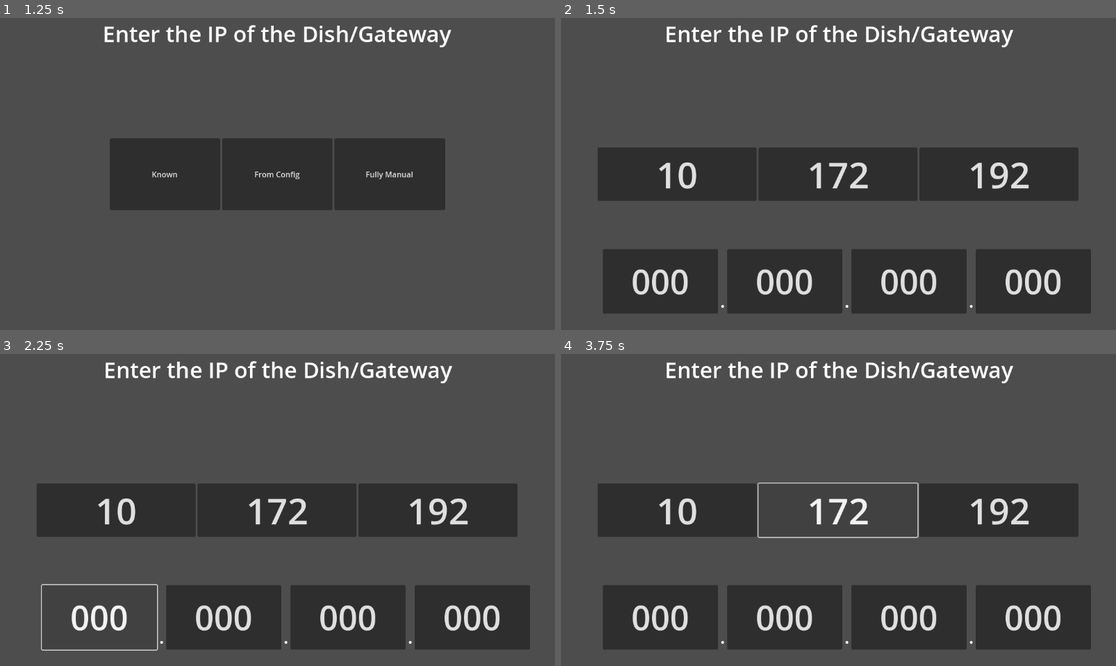
Above: before the commit, frames 1-4 (two rows, left to right).
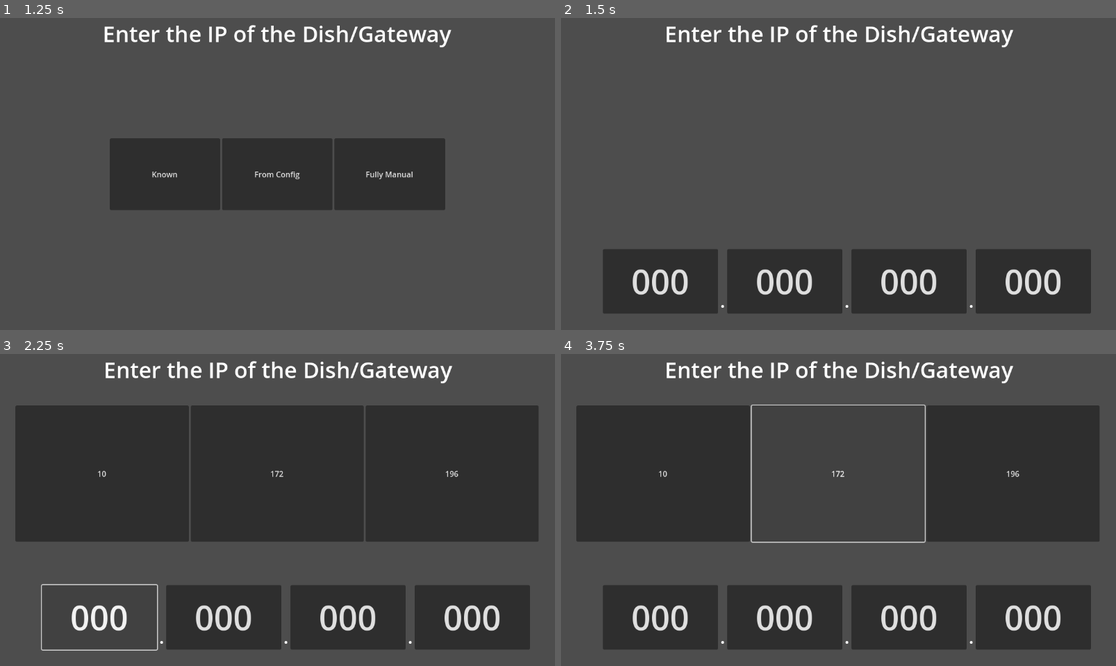
Above: after the commit, the same moments.

Repository: mwpaulsen86/GoDish
Game: Godot game, scene res://MainMenu.tscn
Two runs of this game, one before a commit and one after it. Both use one fixed random seed, a clock stepped at 60 frames per second and the inputs below.
Inputs:
- Up to frame 1 (1.25 s): click "Set IP" at 0.5 s
- Up to frame 2 (1.5 s): click "Known" at 1.25 s
- Up to frame 3 (2.25 s): click "000" at 2 s
- Up to frame 4 (3.75 s): click "10" at 2.75 s; click "172" at 3.5 s

Frame 1 is identical in both runs. In frame 2, 14% of the frame differs, in the area x 6-94%, y 41-59%; in frame 3, 27%, in the area x 2-97%, y 16-61%; in frame 4, 19%.

Commit message:
working on setting ip functionality

Diff:
--- a/MainMenu.gd
+++ b/MainMenu.gd
@@ -1,4 +1,7 @@
 extends Control
+@export var byte1nums = ["10", "172", "196"]
+@export var byte2nums10 = ["11", "12", "110", "111"]
+@export var byte2nums172 = ["16"]
 
 
 # Called when the node enters the scene tree for the first time.
@@ -12,6 +15,5 @@
 
 
 func _on_set_ip_pressed():
-	print("Set ip pressed")
 	get_tree().change_scene_to_file("res://SetIPMenu.tscn")
 	pass # Replace with function body.
--- a/MainMenu.tscn
+++ b/MainMenu.tscn
@@ -7,6 +7,8 @@
 anchors_preset = 15
 anchor_right = 1.0
 anchor_bottom = 1.0
+grow_horizontal = 2
+grow_vertical = 2
 script = ExtResource("1_x5t25")
 
 [node name="MarginContainer" type="MarginContainer" parent="."]
--- a/SetIPFromConfig.gd
+++ b/SetIPFromConfig.gd
@@ -3,6 +3,7 @@
 
 # Called when the node enters the scene tree for the first time.
 func _ready():
+	var something = Global.testNum
 	pass # Replace with function body.
 
 
@@ -10,7 +11,20 @@
 func _process(delta):
 	pass
 
+func _make_IP_block_button(block):
+	var ipButton = Button.new()
+	ipButton.text = block
+	ipButton.size_flags_horizontal = Control.SIZE_EXPAND_FILL
+	ipButton.size_flags_vertical = Control.SIZE_EXPAND_FILL
+	get_node("ipEntryContainer").add_child(ipButton)
+	pass
+
+func _make_buttons_for_IP_blocks(blocks):
+	for block in blocks:
+		_make_IP_block_button(block)
+	pass
 
 func _on_byte_1_pressed():
-
+	#get_node("HBoxByte1").visible = true
+	_make_buttons_for_IP_blocks(Global.byte1nums)
 	pass # Replace with function body.
--- a/SetIPFromConfig.tscn
+++ b/SetIPFromConfig.tscn
@@ -82,7 +82,8 @@
 theme_override_font_sizes/font_size = 46
 text = "Enter the IP of the Dish/Gateway"
 
-[node name="HBoxContainer" type="HBoxContainer" parent="."]
+[node name="HBoxByte1" type="HBoxContainer" parent="."]
+visible = false
 layout_mode = 1
 anchors_preset = 14
 anchor_top = 0.5
@@ -95,22 +96,30 @@
 grow_horizontal = 2
 grow_vertical = 2
 
-[node name="block10" type="Button" parent="HBoxContainer"]
+[node name="block10" type="Button" parent="HBoxByte1"]
 layout_mode = 2
 size_flags_horizontal = 3
 theme_override_font_sizes/font_size = 75
 text = "10"
 
-[node name="block172" type="Button" parent="HBoxContainer"]
+[node name="block172" type="Button" parent="HBoxByte1"]
 layout_mode = 2
 size_flags_horizontal = 3
 theme_override_font_sizes/font_size = 75
 text = "172"
 
-[node name="block192" type="Button" parent="HBoxContainer"]
+[node name="block192" type="Button" parent="HBoxByte1"]
 layout_mode = 2
 size_flags_horizontal = 3
 theme_override_font_sizes/font_size = 75
 text = "192"
 
+[node name="ipEntryContainer" type="GridContainer" parent="."]
+layout_mode = 0
+offset_left = 32.0
+offset_top = 107.0
+offset_right = 1118.0
+offset_bottom = 390.0
+columns = 3
+
 [connection signal="pressed" from="MarginContainer/HBoxContainer/byte1" to="." method="_on_byte_1_pressed"]
--- a/SetIPMenu.tscn
+++ b/SetIPMenu.tscn
@@ -7,6 +7,8 @@
 anchors_preset = 15
 anchor_right = 1.0
 anchor_bottom = 1.0
+grow_horizontal = 2
+grow_vertical = 2
 script = ExtResource("1_ub7ho")
 
 [node name="MarginContainer" type="MarginContainer" parent="."]
--- /dev/null
+++ b/main.gd
@@ -0,0 +1,8 @@
+extends Node
+
+
+var testNum = 4
+
+var byte1nums = ["10", "172", "196"]
+var byte2nums10 = ["11", "12", "110", "111"]
+var byte2nums172 = ["16"]
--- a/project.godot
+++ b/project.godot
@@ -14,6 +14,10 @@
 run/main_scene="res://MainMenu.tscn"
 config/features=PackedStringArray("4.1")
 config/icon="res://icon.png"
+
+[autoload]
+
+Global="*res://main.gd"
 
 [dotnet]
 
